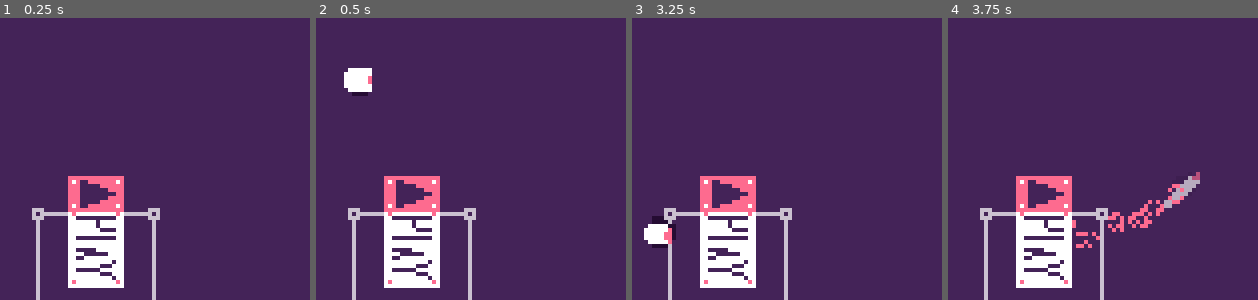
Above: before the commit, frames 1-4 (left to right).
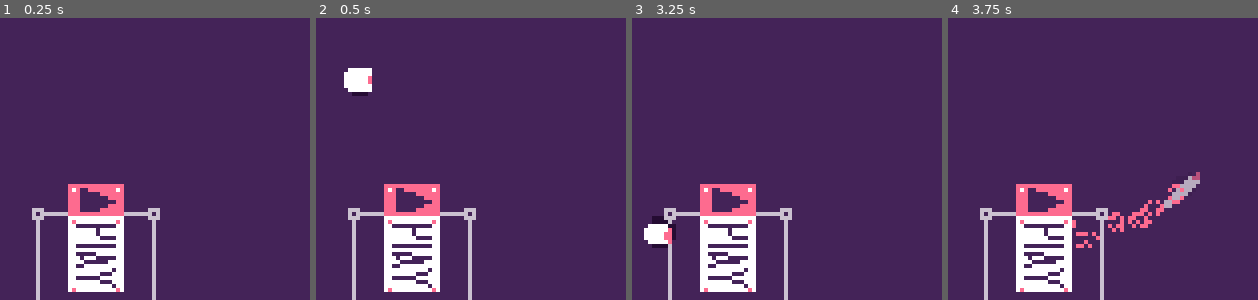
Above: after the commit, the same moments.

Repository: EdBarrancos/Signal
Game: Godot game, scene res://Stages/MainMenu/Scenes/MainMenu.tscn
The game is run twice, just before and just after one commit, with the same random seed, the same clock (stepped at 60 frames per second) and the same inputs. This scene is started directly instead of the project's main scene. Sound files missing from this copy of the repository are replaced by a short silence.
Inputs (mouse positions are % of the whole screen's width and height, from its top left):
- Up to frame 1 (0.25 s): no input
- Up to frame 2 (0.5 s): no input
- Up to frame 3 (3.25 s): tap Enter at 0.5 s; move the mouse to (73, 45) at 0.52 s; hold D (RIGHT) 0.53-1.28 s; hold Z (BOOST) 0.53-1.28 s; click (73, 45) at 0.67 s; move the mouse to (29, 55) at 1.27 s; hold Down 1.28-2.03 s; tap X (CHORD) at 1.35 s; move the mouse to (60, 28) at 2.02 s; hold D (RIGHT) 2.03-2.78 s; hold C (CLEAR CHORDS) 2.03-2.78 s; move the mouse to (45, 70) at 2.77 s; hold Up from 2.78 s (still down); tap Q (GO_TO_ENDSCREEN) at 2.85 s; click (45, 70) at 2.92 s
- Up to frame 4 (3.75 s): move the mouse to (81, 65) at 3.52 s; release Up at 3.53 s; hold A (LEFT) from 3.53 s (still down); hold Z (BOOST) from 3.53 s (still down)
The pictures show only the part of the screen within x 35-85%, y 5-55%; the shares and areas given below are measured in that part.

The runs differ from the first frame. In frame 1, 3.2% of the frame differs, in the area x 21-40%, y 56-98%; in frame 2, 3.2%; in frame 3, 3.2%; in frame 4, 3.2%.

Commit message:
Update blood

Diff:
--- a/project/Catch/Scenes/Blood.tscn
+++ b/project/Catch/Scenes/Blood.tscn
@@ -8,13 +8,13 @@
 
 [node name="Blood" type="CPUParticles2D"]
 z_index = -1
-amount = 13
-speed_scale = 1.5
+amount = 18
+speed_scale = 2.0
 explosiveness = 1.0
 texture = ExtResource( 1 )
 spread = 180.0
 gravity = Vector2( 0, 0 )
-initial_velocity = 5.0
+initial_velocity = 7.0
 initial_velocity_random = 0.8
 linear_accel = -1.0
 scale_amount_random = 0.5
@@ -23,7 +23,7 @@
 script = ExtResource( 2 )
 
 [node name="Timer" type="Timer" parent="."]
-wait_time = 0.6
+wait_time = 0.45
 one_shot = true
 autostart = true
 
--- a/project/Stages/MainMenu/Scenes/MainMenu.tscn
+++ b/project/Stages/MainMenu/Scenes/MainMenu.tscn
@@ -193,11 +193,13 @@
 current = true
 zoom = Vector2( 1.1, 1.1 )
 
-[node name="Player" parent="." instance=ExtResource( 3 )]
+[node name="YSort" type="YSort" parent="."]
+
+[node name="Player" parent="YSort" instance=ExtResource( 3 )]
 position = Vector2( 25, 19 )
 
-[node name="PlayBox" parent="." instance=ExtResource( 2 )]
-position = Vector2( 80, 72 )
+[node name="PlayBox" parent="YSort" instance=ExtResource( 2 )]
+position = Vector2( 80, 74 )
 max_wave_size = 20.0
 wave_animation_time = 0.7
 flash_animation_time = 0.2
